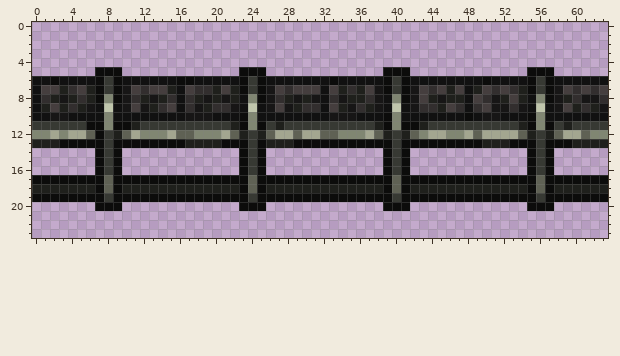
File history of a pixel-art sprite, content/Blocks/Terrain/terrain.framework.smirgrafit.png. Above, as it was before the edit.
The file is 64x24 pixels. Colours within 5 levels of each other are drawn and written as one.
Now the later version:
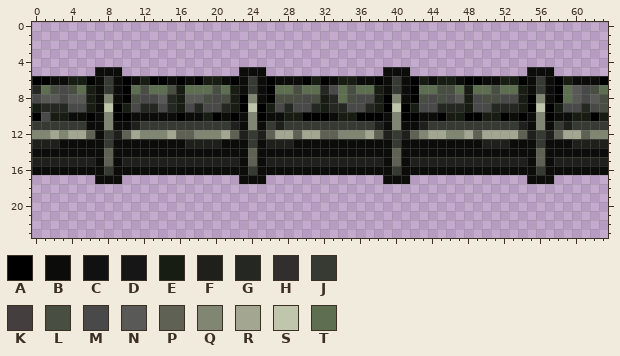
Palette (. is transparent): A #000000  B #0c0c0b  C #111111  D #171616  E #181d14  F #1f201c  G #252722  H #322e2e  J #373933  K #453e3e  L #484e42  M #494949  N #595a58  P #5f6154  Q #808672  R #a3a690  S #c0c6ac  T #5e6f51
From old to new:
@@ x 0..63 @@
  5 .......BBB.............BBB.............BBB.............BBB......
- 6 CCBCCCCBJBCCCCCCBBCCCCCBJBCCCCCCCBCCCCCBJBCCCCCCCCBCCCCBJBCCCCCC
- 7 CKKFHKFBJBDKHKKFCKHHFKFBJBDKHKKKCKFHFKDBJBDKHKFKCFKHKHFBJBDKHKHK
- 8 CHFDFHFBQBDHFDFHCHFDFDFCQBDHFDFDCHDFFHDCQBDKFDFFCKHDFKFCQBDFHDDH
- 9 CFKFHFDCSCDKDFHKCHDFHHDCSCDKDFHHCKFDHFDCSCDHHFKHCHKDDHDCSCDKFHFD
-10 CCDDCCCCQCCCCCCCCDDDCCCBQCCCCCCCCDDDCCCBQCCCCCCCBCDDCCCBQCCCCCCC
+ 6 AABBEEABJBABEAABABAEEBABJBABBBAEABEEBBABJBAEBEEBAABBEEABJBAEBBBA
+ 7 GTLMLTEBJBATLTTLETTTLTEBJBATTLTTGMTLTTEBJBATTLLTETTLTTEBJBATNMLT
+ 8 MNNMNNEBQBALMMNGENNLMLEAQBALLLMLEGTLMMEAQBALMLMNEMLLMMEAQBATNMNL
+ 9 EGGGMMEBSAEMGGMGEMGMMGEASAEMGMMGEGGMMGEASAEMMGGGEMMGGGEASAEMMGML
+10 AMEEBBABQAABBBBBABBEABABQABBEEAAABEEAAABQAABBAEEAAEEABABQABBEEAE
 11 JJJJJJBBQBBFJJJJJJJJJJFBQBJFJJJJJJJJJJFBQBBFJJJJJJJJJJFBQBJFJJJJ
@@ x 0..63 @@
 13 FFFBBBBBJBBBBBBBBFFFFBBBJBFFFBBBBBBBBBBBJBBBBBBBBBFFFBBBJBBBFFFF
-14 .......BJB.............BJB.............BJB.............BJB......
-15 .......BJB.............BJB.............BJB.............BJB......
-16 .......BJB.............BJB.............BJB.............BJB......
-17 BBBBBBBBPBBBBBBBBBBBBBBBPBBBBBBBBBBBBBBBPBBBBBBBBBBBBBBBPBBBBBBB
-18 FFFFFFFBPBFFFFFFFFFFFFFBPBFFFFFFFFFFFFFBPBFFFFFFFFFFFFFBPBFFFFFF
-19 BBBBBBBBJBBBBBBBBBBBBBBBJBBBBBBBBBBBBBBBJBBBBBBBBBBBBBBBJBBBBBBB
-20 .......BBB.............BBB.............BBB.............BBB......
+14 BBBBBBBBPBBBBBBBBBBBBBBBPBBBBBBBBBBBBBBBPBBBBBBBBBBBBBBBPBBBBBBB
+15 FFFFFFFBPBFFFFFFFFFFFFFBPBFFFFFFFFFFFFFBPBFFFFFFFFFFFFFBPBFFFFFF
+16 BBBBBBBBJBBBBBBBBBBBBBBBJBBBBBBBBBBBBBBBJBBBBBBBBBBBBBBBJBBBBBBB
+17 .......BBB.............BBB.............BBB.............BBB......
+18 ................................................................
+19 ................................................................
+20 ................................................................
 21 ................................................................
Pixel boxes of the changes (left, top, right, bottom) in both pictures:
changed: (32, 76, 608, 211)
